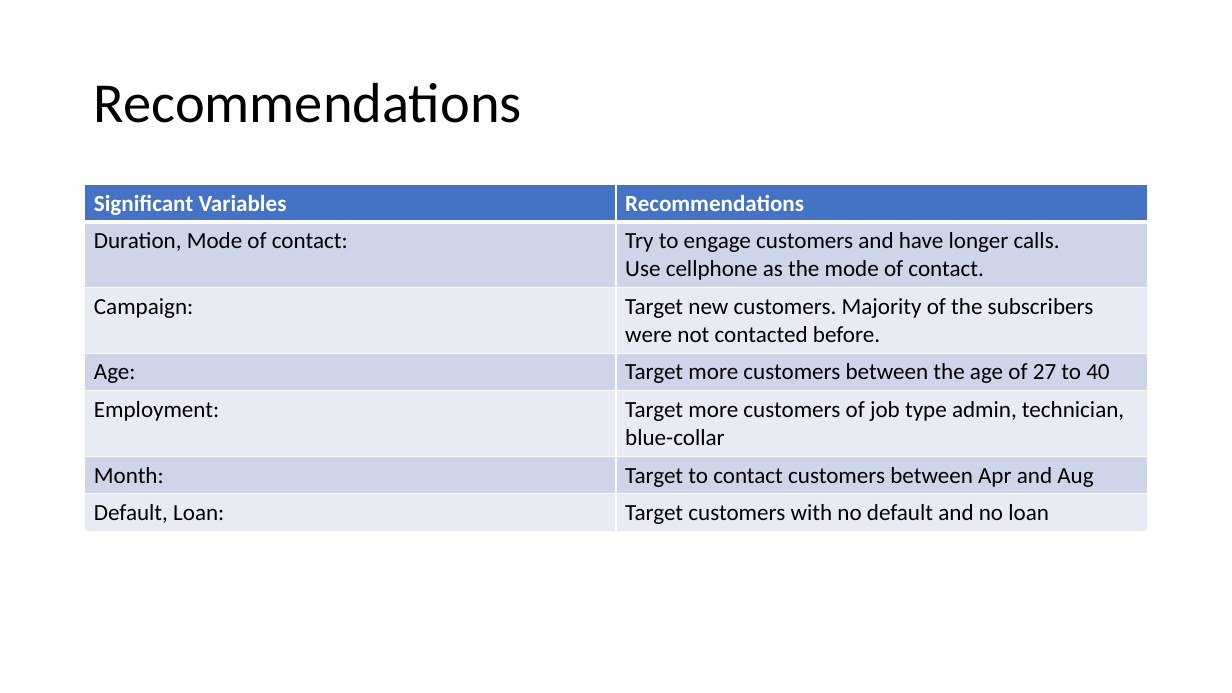
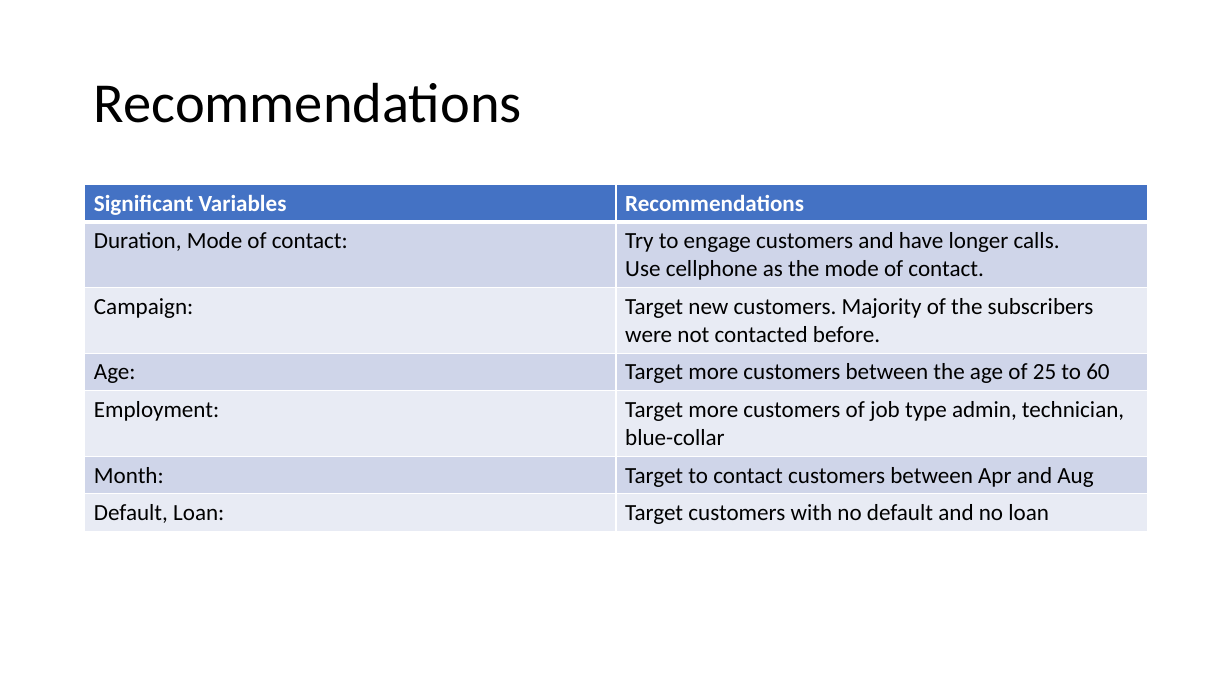
Before and after one commit to Rakshitha-web/Bank-Marketing, a slide deck: slide 12 of Bank Marketing.pptx. Drawn at 1232x693 pixels with LibreOffice and Linux fonts; fonts in the diff are those of the drawing. Boxes give left, top, right and bottom in pixels: in the first picture for what was removed or moved away, otherwise in the second. Text is boxed around its words. In the diff, an @@ line names an element or a change of style, - is before the commit and + after.

```diff
--- a/Bank Marketing.pptx
+++ b/Bank Marketing.pptx
@@ table at [85, 185, 1148, 529] @@
-row 4, column 2: Target more customers between the age of 27 to 40
+row 4, column 2: Target more customers between the age of 25 to 60
```
Also in this commit, not shown: 2 other slides changed, 5 other files.
